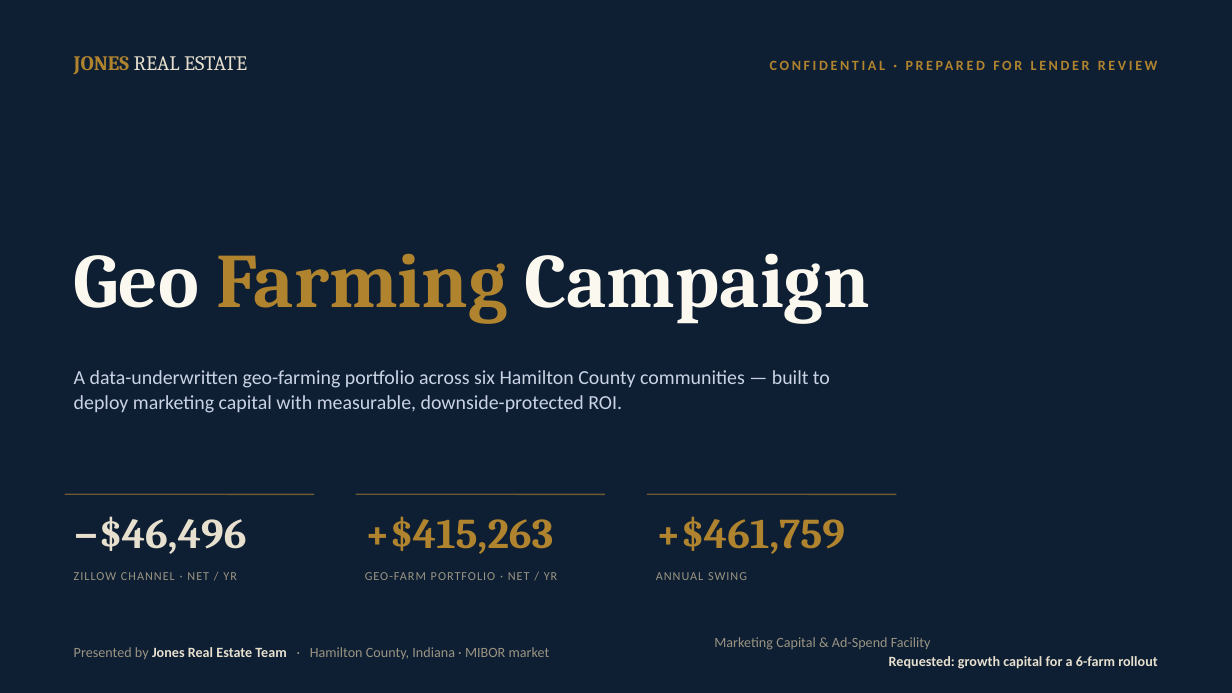
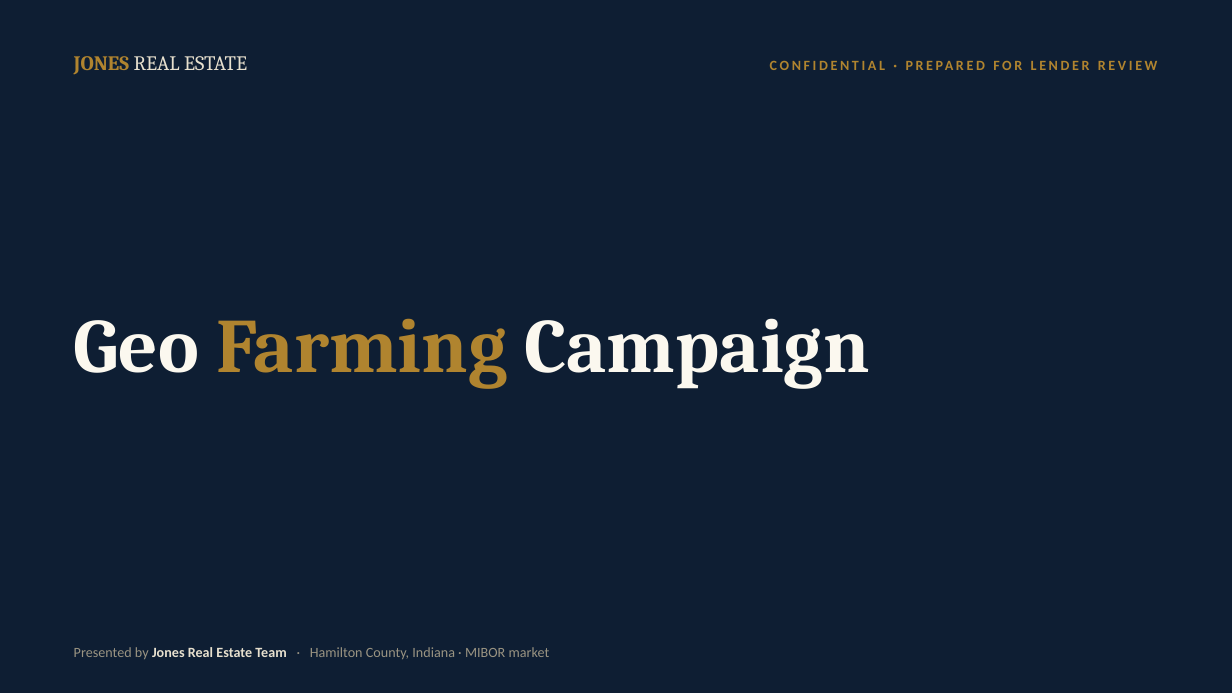
Before and after one commit to NomadRN13/Cortana, a slide deck: slide 1 of presentations/Geo-Farming-Campaign.pptx. Drawn at 1232x693 pixels with LibreOffice and Linux fonts; fonts in the diff are those of the drawing. Boxes give left, top, right and bottom in pixels: in the first picture for what was removed or moved away, otherwise in the second. Text is boxed around its words. In the diff, an @@ line names an element or a change of style, - is before the commit and + after.

```diff
--- a/presentations/Geo-Farming-Campaign.pptx
+++ b/presentations/Geo-Farming-Campaign.pptx
@@ text "Geo Farming Campaign": place and size @@
-text "Geo Farming Campaign" at box(74, 253, 869, 324)
+text "Geo Farming Campaign" at box(74, 318, 869, 389)
@@ text removed at box(74, 370, 830, 413) @@
-A data-underwritten geo-farming portfolio across six Hamilton County communities — built to deploy marketing capital with measurable, downside-protected ROI.
@@ line removed from (65, 494) to (314, 494) @@
@@ line removed from (356, 494) to (605, 494) @@
@@ line removed from (647, 494) to (897, 494) @@
@@ text removed at box(74, 516, 247, 554) @@
-−$46,496
@@ text removed at box(365, 516, 553, 554) @@
-+$415,263
@@ text removed at box(656, 516, 845, 554) @@
-+$461,759
@@ text removed at box(74, 572, 237, 580) @@
-ZILLOW CHANNEL · NET / YR
@@ text removed at box(365, 572, 558, 580) @@
-GEO-FARM PORTFOLIO · NET / YR
@@ text removed at box(656, 572, 747, 580) @@
-ANNUAL SWING
@@ text removed at box(714, 637, 1157, 669) @@
-Marketing Capital & Ad-Spend Facility
-Requested: growth capital for a 6-farm rollout
```
Also in this commit, not shown: 1 other slide changed.
